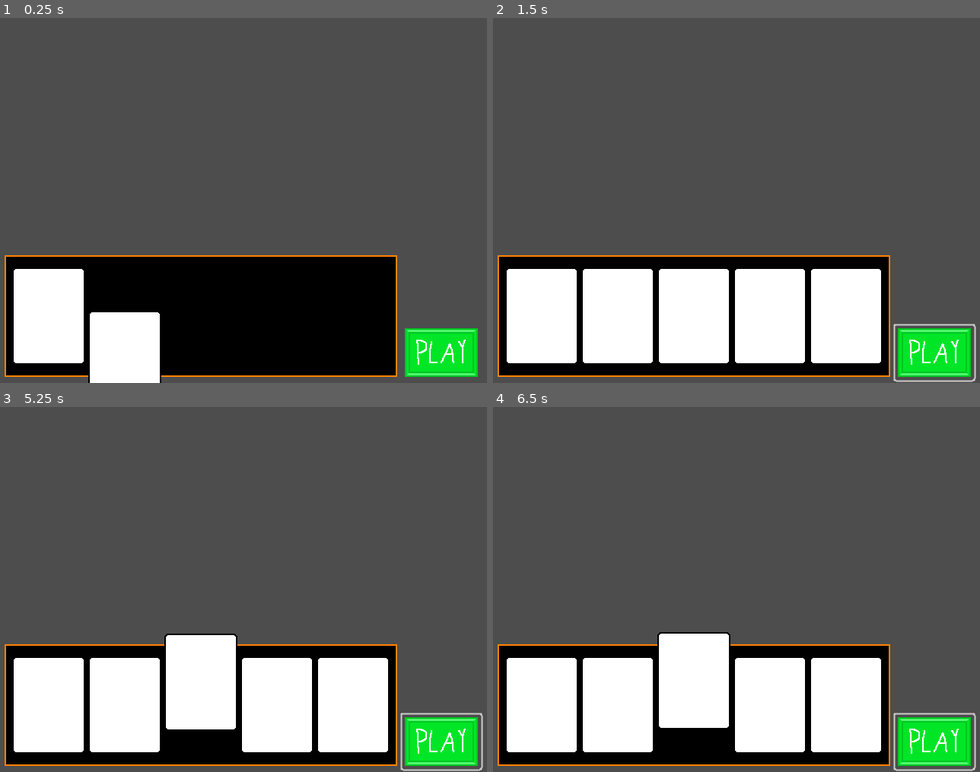
Above: before the commit, frames 1-4 (two rows, left to right).
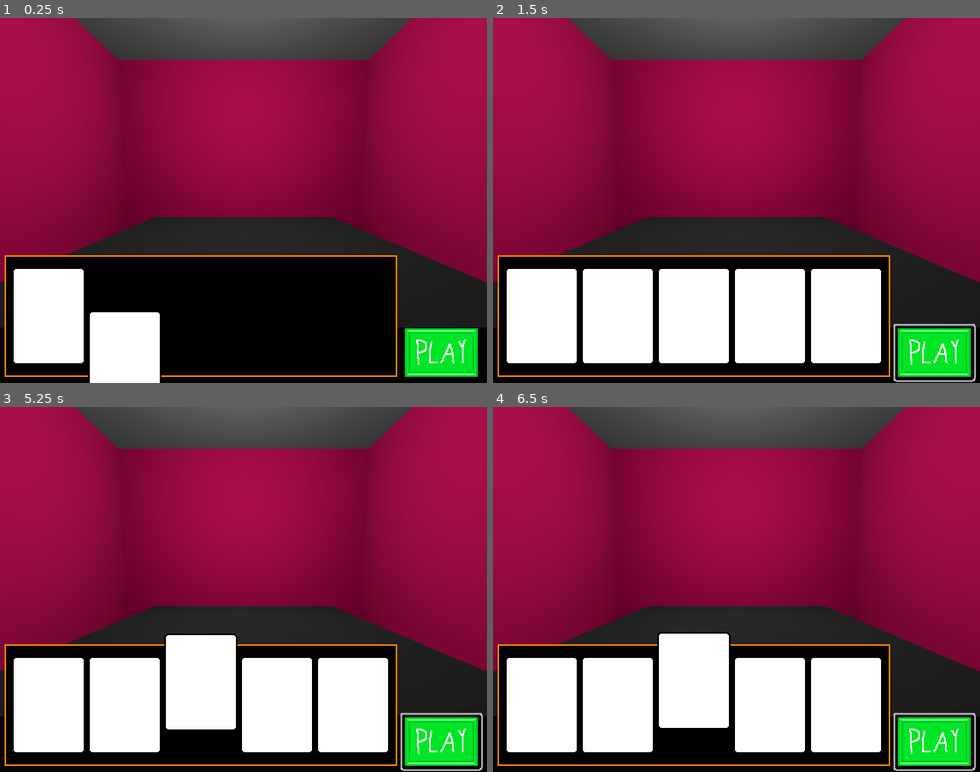
Above: after the commit, the same moments.

Repository: willslyman/kat-kards
Game: Godot game, scene res://scenes/main.tscn
Same seed, same stepped clock (60 frames per second), same inputs: the game is played once before the commit and once after it. Before the commit the project starts from res://scenes/card_ui.tscn.
Inputs (mouse positions are in pixels of both pictures, inside the frame that each line leads up to):
- Up to frame 1 (0.25 s): no input
- Up to frame 2 (1.5 s): click (936, 353) at 0.5 s; click (936, 353) at 1.25 s
- Up to frame 3 (5.25 s): click (443, 742) at 2 s; tap Enter (ui_accept) at 2.75, 2.85, 3.02, 3.32, 3.5, 3.77, 3.8, 4.07, 4.25, 4.35, 5 s; move the mouse to (350, 571) at 2.77 s; move the mouse to (146, 607) at 3.52 s; click (146, 607) at 3.6 s; move the mouse to (292, 509) at 4.27 s; move the mouse to (219, 662) at 5.02 s; click (219, 662) at 5.1 s
- Up to frame 4 (6.5 s): tap Enter (ui_accept) at 5.27, 5.3, 5.57, 5.75, 5.85, 6.02, 6.32 s; move the mouse to (882, 644) at 5.77 s; tap Escape (ui_cancel) at 6.4 s

The runs differ from the first frame. In frame 1, 64% of the frame differs, in the area x 0-100%, y 0-100%; in frame 2, 64%; in frame 3, 64%; in frame 4, 64%.

Commit message:
table animation

Diff:
--- /dev/null
+++ b/materials/Env.tres
@@ -0,0 +1,3 @@
+[gd_resource type="Environment" format=3 uid="uid://bq3xxfi078nbk"]
+
+[resource]
--- /dev/null
+++ b/materials/Floor.tres
@@ -0,0 +1,4 @@
+[gd_resource type="StandardMaterial3D" format=3 uid="uid://cgj07734r0aqj"]
+
+[resource]
+albedo_color = Color(0.5211406, 0.5211406, 0.5211405, 1)
--- /dev/null
+++ b/materials/Table.tres
@@ -0,0 +1,4 @@
+[gd_resource type="StandardMaterial3D" format=3 uid="uid://da2u6ev51nhea"]
+
+[resource]
+albedo_color = Color(0.16206557, 0.1620656, 0.16206557, 1)
--- /dev/null
+++ b/materials/Wall.tres
@@ -0,0 +1,4 @@
+[gd_resource type="StandardMaterial3D" format=3 uid="uid://cptfod75wnyrg"]
+
+[resource]
+albedo_color = Color(0.95482665, 0, 0.4289147, 1)
--- a/project.godot
+++ b/project.godot
@@ -11,7 +11,7 @@
 [application]
 
 config/name="Kat Kards"
-run/main_scene="uid://dt3co4u4d2st8"
+run/main_scene="uid://d1t3eql6ynoai"
 config/features=PackedStringArray("4.5", "Forward Plus")
 config/icon="res://icon.svg"
 
--- /dev/null
+++ b/scenes/main.tscn
@@ -0,0 +1,156 @@
+[gd_scene load_steps=13 format=3 uid="uid://d1t3eql6ynoai"]
+
+[ext_resource type="Material" uid="uid://cptfod75wnyrg" path="res://materials/Wall.tres" id="1_0wfyh"]
+[ext_resource type="PackedScene" uid="uid://dt3co4u4d2st8" path="res://scenes/card_ui.tscn" id="1_tbgi4"]
+[ext_resource type="Script" uid="uid://deskk42gtwcpu" path="res://scripts/main.gd" id="1_tefeu"]
+[ext_resource type="Material" uid="uid://cgj07734r0aqj" path="res://materials/Floor.tres" id="2_sugp2"]
+[ext_resource type="Material" uid="uid://da2u6ev51nhea" path="res://materials/Table.tres" id="3_sugp2"]
+[ext_resource type="Environment" uid="uid://bq3xxfi078nbk" path="res://materials/Env.tres" id="4_jyhfs"]
+
+[sub_resource type="Animation" id="Animation_o6xl0"]
+resource_name = "to_table"
+tracks/0/type = "value"
+tracks/0/imported = false
+tracks/0/enabled = true
+tracks/0/path = NodePath(".:position")
+tracks/0/interp = 2
+tracks/0/loop_wrap = true
+tracks/0/keys = {
+"times": PackedFloat32Array(0, 0.5, 1),
+"transitions": PackedFloat32Array(1, 1, 1),
+"update": 0,
+"values": [Vector3(0, 1.1102806, 2.4705513), Vector3(0, 1.8682739, 0.994722), Vector3(0, 1.5, 0)]
+}
+tracks/1/type = "value"
+tracks/1/imported = false
+tracks/1/enabled = true
+tracks/1/path = NodePath(".:rotation")
+tracks/1/interp = 2
+tracks/1/loop_wrap = true
+tracks/1/keys = {
+"times": PackedFloat32Array(0, 0.5, 1),
+"transitions": PackedFloat32Array(1, 1, 1),
+"update": 0,
+"values": [Vector3(-0.08637637, 0, 0), Vector3(-1.010598, 0, 0), Vector3(-1.5707964, 0, 0)]
+}
+tracks/2/type = "value"
+tracks/2/imported = false
+tracks/2/enabled = true
+tracks/2/path = NodePath(".:scale")
+tracks/2/interp = 1
+tracks/2/loop_wrap = true
+tracks/2/keys = {
+"times": PackedFloat32Array(0),
+"transitions": PackedFloat32Array(1),
+"update": 0,
+"values": [Vector3(1, 1, 1)]
+}
+
+[sub_resource type="Animation" id="Animation_tipki"]
+length = 0.001
+tracks/0/type = "value"
+tracks/0/imported = false
+tracks/0/enabled = true
+tracks/0/path = NodePath(".:position")
+tracks/0/interp = 1
+tracks/0/loop_wrap = true
+tracks/0/keys = {
+"times": PackedFloat32Array(0),
+"transitions": PackedFloat32Array(1),
+"update": 0,
+"values": [Vector3(0, 1.1102806, 2.4705513)]
+}
+tracks/1/type = "value"
+tracks/1/imported = false
+tracks/1/enabled = true
+tracks/1/path = NodePath(".:rotation")
+tracks/1/interp = 1
+tracks/1/loop_wrap = true
+tracks/1/keys = {
+"times": PackedFloat32Array(0),
+"transitions": PackedFloat32Array(1),
+"update": 0,
+"values": [Vector3(-0.08637637, 0, 0)]
+}
+tracks/2/type = "value"
+tracks/2/imported = false
+tracks/2/enabled = true
+tracks/2/path = NodePath(".:scale")
+tracks/2/interp = 1
+tracks/2/loop_wrap = true
+tracks/2/keys = {
+"times": PackedFloat32Array(0),
+"transitions": PackedFloat32Array(1),
+"update": 0,
+"values": [Vector3(1, 1, 1)]
+}
+
+[sub_resource type="AnimationLibrary" id="AnimationLibrary_85g3d"]
+_data = {
+&"RESET": SubResource("Animation_tipki"),
+&"to_table": SubResource("Animation_o6xl0")
+}
+
+[sub_resource type="QuadMesh" id="QuadMesh_jyhfs"]
+size = Vector2(5, 5)
+
+[sub_resource type="QuadMesh" id="QuadMesh_tbgi4"]
+size = Vector2(5, 5)
+
+[sub_resource type="BoxMesh" id="BoxMesh_jyhfs"]
+size = Vector3(3, 1, 3)
+
+[node name="Node3D" type="Node3D"]
+script = ExtResource("1_tefeu")
+
+[node name="Arena" parent="." instance=ExtResource("1_tbgi4")]
+
+[node name="Camera3D" type="Camera3D" parent="."]
+transform = Transform3D(1, 0, 0, 0, 0.9962719, 0.086269, 0, -0.086269, 0.9962719, 0, 1.1102806, 2.4705513)
+
+[node name="AnimationPlayer" type="AnimationPlayer" parent="Camera3D"]
+libraries = {
+&"": SubResource("AnimationLibrary_85g3d")
+}
+
+[node name="Room" type="Node3D" parent="."]
+
+[node name="ForwardWall" type="MeshInstance3D" parent="Room"]
+transform = Transform3D(1, 0, 0, 0, 1, 0, 0, 0, 1, 0, 2, -2.5)
+mesh = SubResource("QuadMesh_jyhfs")
+skeleton = NodePath("../Floor")
+surface_material_override/0 = ExtResource("1_0wfyh")
+
+[node name="RightWall" type="MeshInstance3D" parent="Room"]
+transform = Transform3D(-4.371139e-08, 0, -1, 0, 1, 0, 1, 0, -4.371139e-08, 2.5, 2, 0)
+mesh = SubResource("QuadMesh_jyhfs")
+skeleton = NodePath("../Floor")
+surface_material_override/0 = ExtResource("1_0wfyh")
+
+[node name="LeftWall" type="MeshInstance3D" parent="Room"]
+transform = Transform3D(-4.371139e-08, 0, 1, 0, 1, 0, -1, 0, -4.371139e-08, -2.5, 2, 0)
+mesh = SubResource("QuadMesh_jyhfs")
+skeleton = NodePath("../Floor")
+surface_material_override/0 = ExtResource("1_0wfyh")
+
+[node name="Floor" type="MeshInstance3D" parent="Room"]
+transform = Transform3D(1, 0, 0, 0, -4.371139e-08, 1, 0, -1, -4.371139e-08, 0, -0.5, 0)
+mesh = SubResource("QuadMesh_tbgi4")
+surface_material_override/0 = ExtResource("2_sugp2")
+
+[node name="Ceil" type="MeshInstance3D" parent="Room"]
+transform = Transform3D(1, 0, 0, 0, -4.371139e-08, -1, 0, 1, -4.371139e-08, 0, 3.5, 0)
+mesh = SubResource("QuadMesh_tbgi4")
+surface_material_override/0 = ExtResource("2_sugp2")
+
+[node name="Table" type="MeshInstance3D" parent="Room"]
+transform = Transform3D(1, 0, 0, 0, 1, 0, 0, 0, 1, 0, -0.02079773, 0)
+mesh = SubResource("BoxMesh_jyhfs")
+surface_material_override/0 = ExtResource("3_sugp2")
+
+[node name="WorldEnvironment" type="WorldEnvironment" parent="."]
+environment = ExtResource("4_jyhfs")
+
+[node name="OmniLight3D" type="OmniLight3D" parent="."]
+transform = Transform3D(1, 0, 0, 0, 1, 0, 0, 0, 1, 0, 2.5414686, 0)
+omni_range = 5.3653216
--- /dev/null
+++ b/scripts/main.gd
@@ -0,0 +1,8 @@
+extends Node3D
+
+
+#func _process(delta: float) -> void:
+#	if Input.is_action_just_pressed("ui_accept"):
+#		$Camera3D/AnimationPlayer.play("to_table")
+#	elif Input.is_action_just_pressed("ui_cancel"):
+#		$Camera3D/AnimationPlayer.play_backwards("to_table")
Not shown, added: scripts/main.gd.uid
